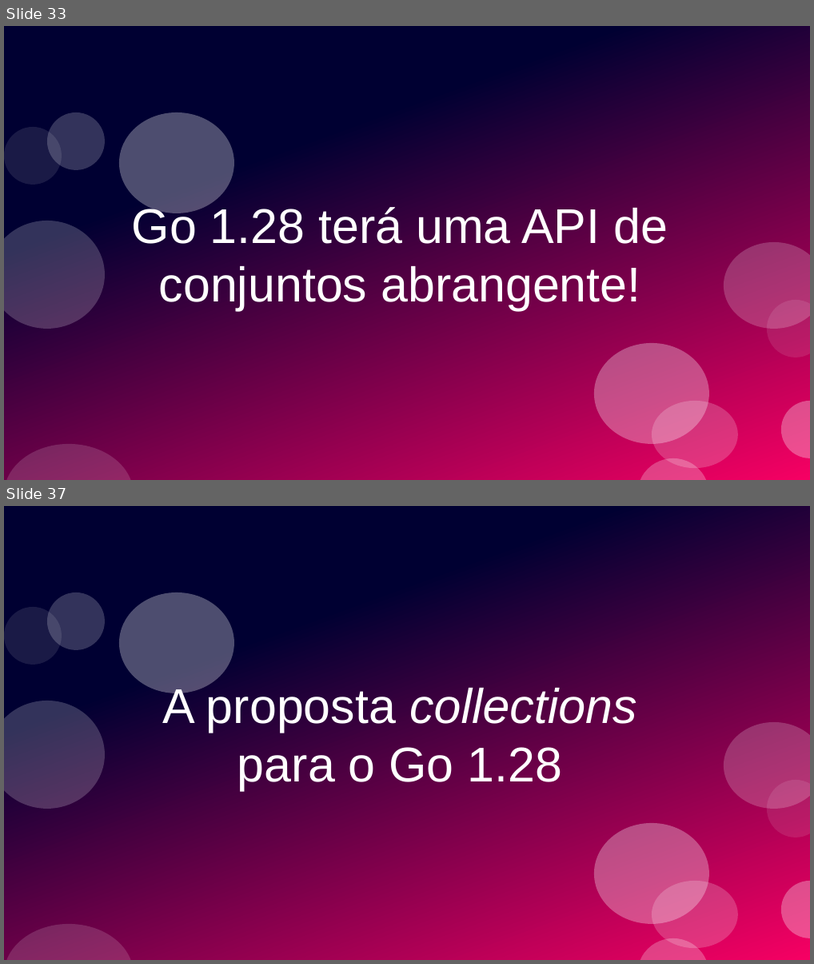
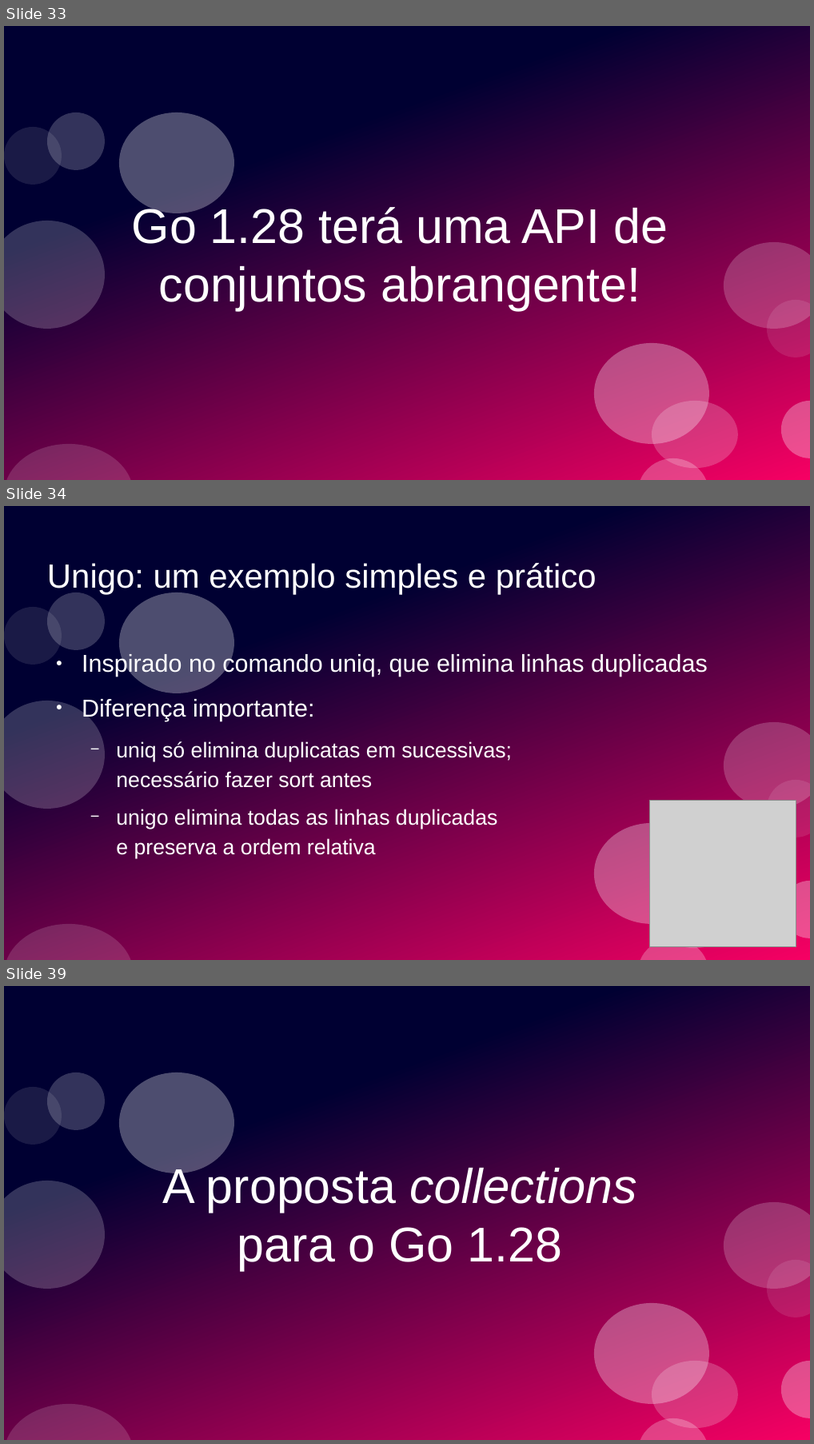
Before and after one commit to ramalho/sets-in-go, a slide deck: conj-em-go1_28.odp. Shown one above the other, each under a label of ours: slides 33 and 37 before the commit, slides 33, 34 and 39 after it; the slides between them are not shown. The pictures are 814x964 and 814x1444 pixels, drawn with LibreOffice and Linux fonts; fonts in the diff are those of the drawing; grey boxes stand for pictures. Boxes give left, top, right and bottom in pixels: in the first picture for what was removed or moved away, otherwise in the second. Text is boxed around its words. In the diff, an @@ line names an element or a change of style, - is before the commit and + after.

```diff
--- a/conj-em-go1_28.odp
+++ b/conj-em-go1_28.odp
@@ slide 34 added at (4,506,810,960), background #FFFFFF; not listed: 12 template elements that a slide beside it also shows @@
@@ title added at (47,563,597,595), 33 pt, text #FFFFFF @@
+Unigo: um exemplo simples e prático
@@ text added at (82,652,708,858), 21 pt, text #FFFFFF @@
+● Inspirado no comando uniq, que elimina linhas duplicadas
+● Diferença importante:
+  − uniq só elimina duplicatas em sucessivas;
+    necessário fazer sort antes
+  − unigo elimina todas as linhas duplicadas
+    e preserva a ordem relativa
@@ picture added at (650,800,797,947) @@
@@ what was slide 37 is now slide 39 @@
```
Also in this commit, not shown: 5 slides changed, 1 other slide added, 2 other files.
